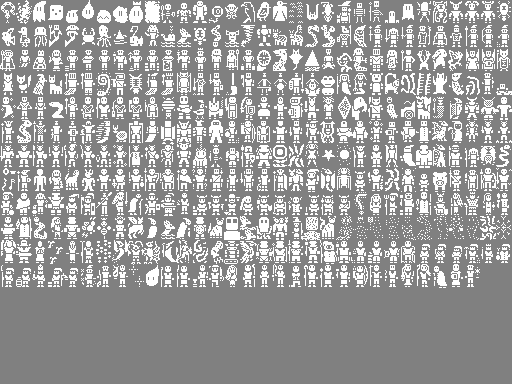
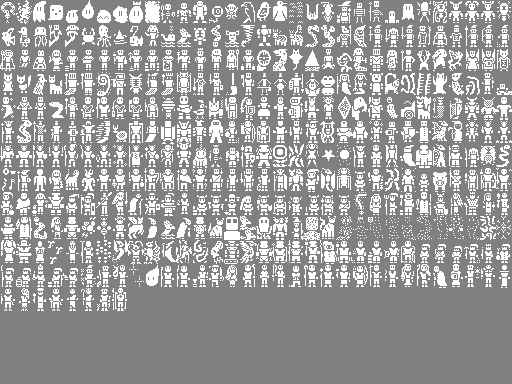
Layer changes from the first 512 × 384 image to the second:
painted on "creature_sprites.png" over [1,265,510,311]
